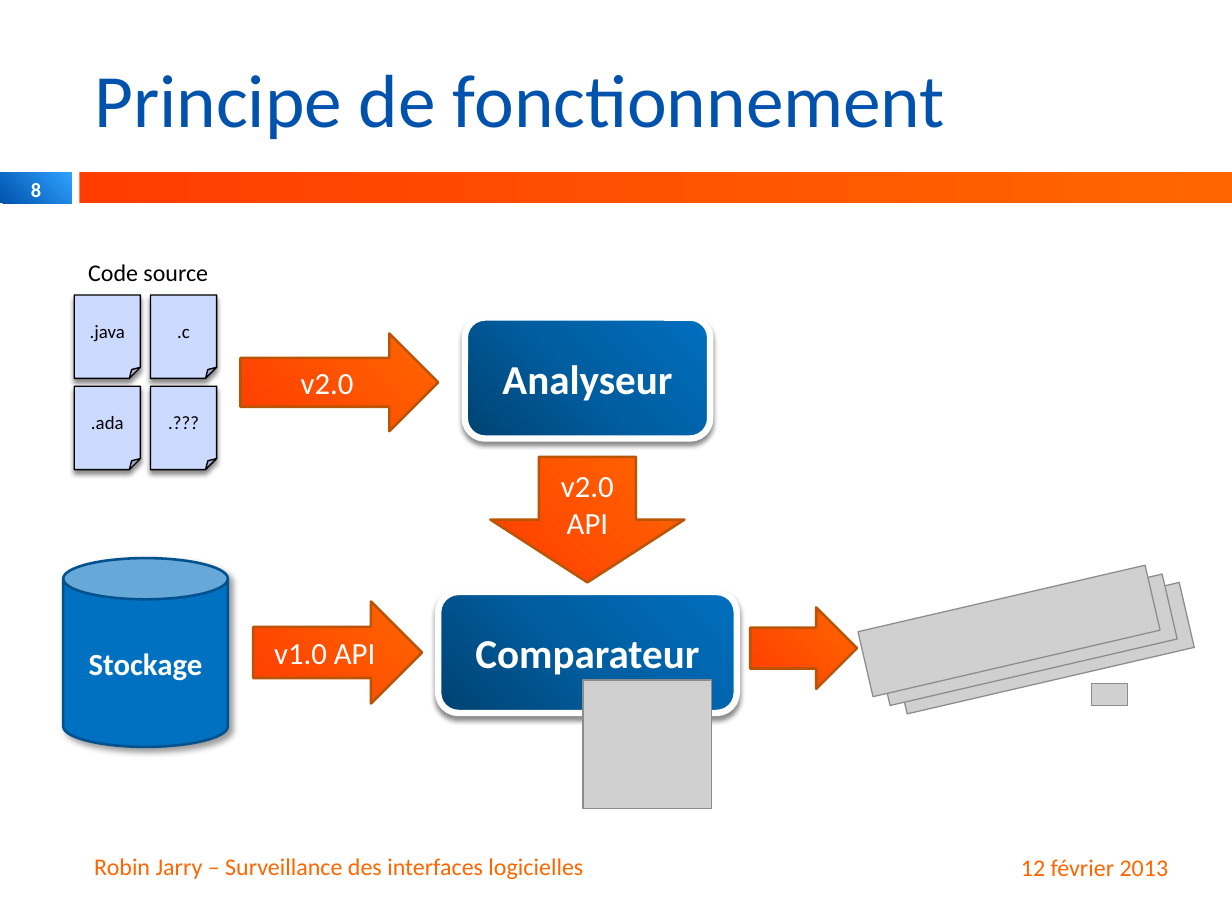
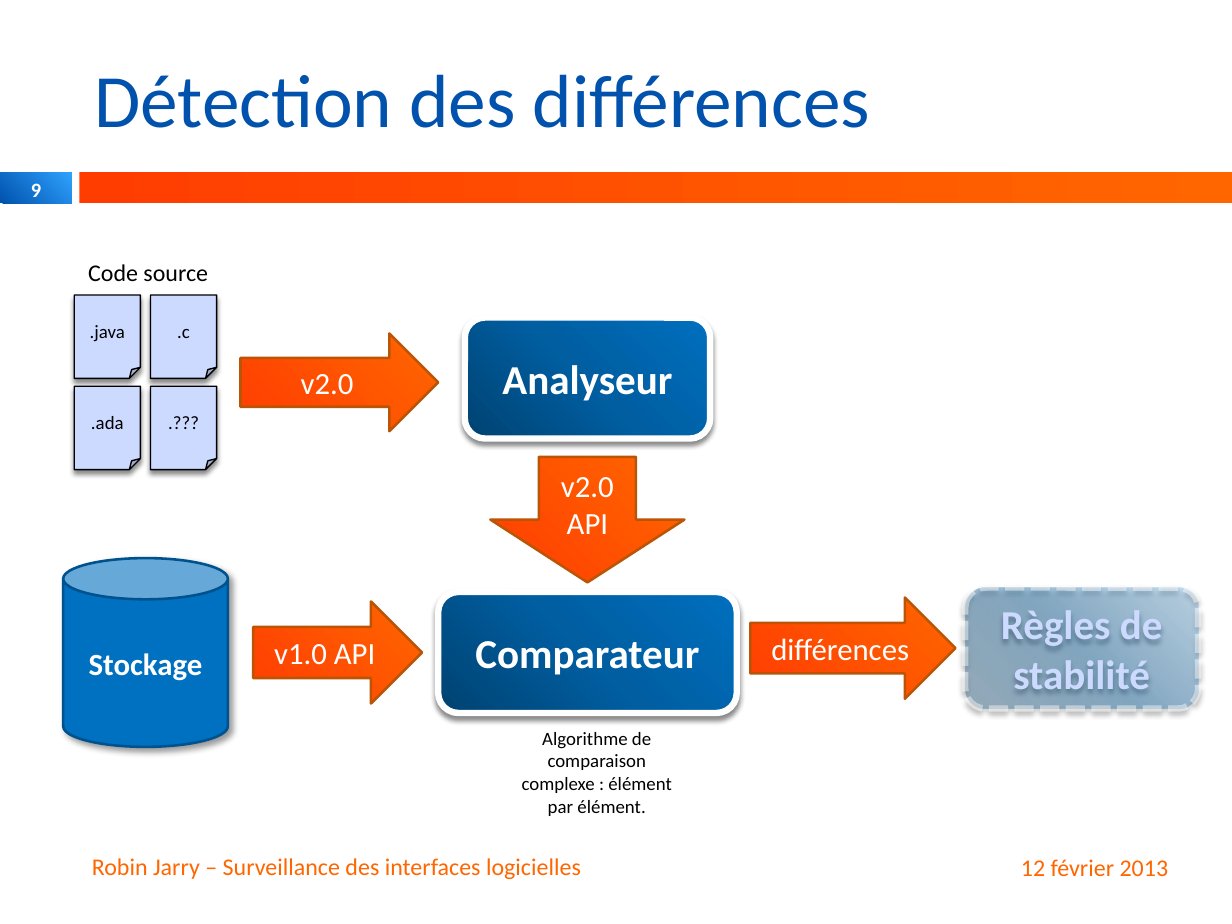
Before and after one commit to apiwatch/apiwatch, a slide deck: slide 9 of _docs/Presentation memoire ingenieur.pptx (slide 8 before the commit). Drawn at 1232x924 pixels with LibreOffice and Linux fonts; fonts in the diff are those of the drawing; grey boxes stand for pictures; background and template pictures are left out. Boxes give left, top, right and bottom in pixels: in the first picture for what was removed or moved away, otherwise in the second. Text is boxed around its words. In the diff, an @@ line names an element or a change of style, - is before the commit and + after.

```diff
--- a/_docs/Presentation memoire ingenieur.pptx
+++ b/_docs/Presentation memoire ingenieur.pptx
@@ title at (94,74,870,128): text changed @@
-Principe de fonctionnement
+Détection des différences
@@ page number at (31,183,41,197): text changed @@
-8
+9
@@ picture removed at (857,565,1159,696) @@
@@ right arrow "différences": place and size @@
-right arrow "différences" at (750,607,857,689)
+right arrow "différences" at (750,598,956,699)
@@ picture removed at (875,574,1177,705) @@
@@ picture removed at (892,583,1194,714) @@
@@ rounded rectangle added at (965,588,1198,708), fill gradient #004272 to #005EA2 to #0070C0, outline #FFFFFF 3.75 pt dashed, 24 pt, text #CDDAFF, bold @@
+Règles de stabilité
@@ text in right arrow at (771,638,909,661): text added @@
+différences
@@ picture removed at (583,680,712,809) @@
@@ picture removed at (1092,684,1127,706) @@
@@ text added at (522,732,672,816), 11 pt, text #000000 @@
+Algorithme de comparaison complexe : élément par élément.
```
Also in this commit, not shown: 1 other slide changed, 2 slides added, 15 other files.
